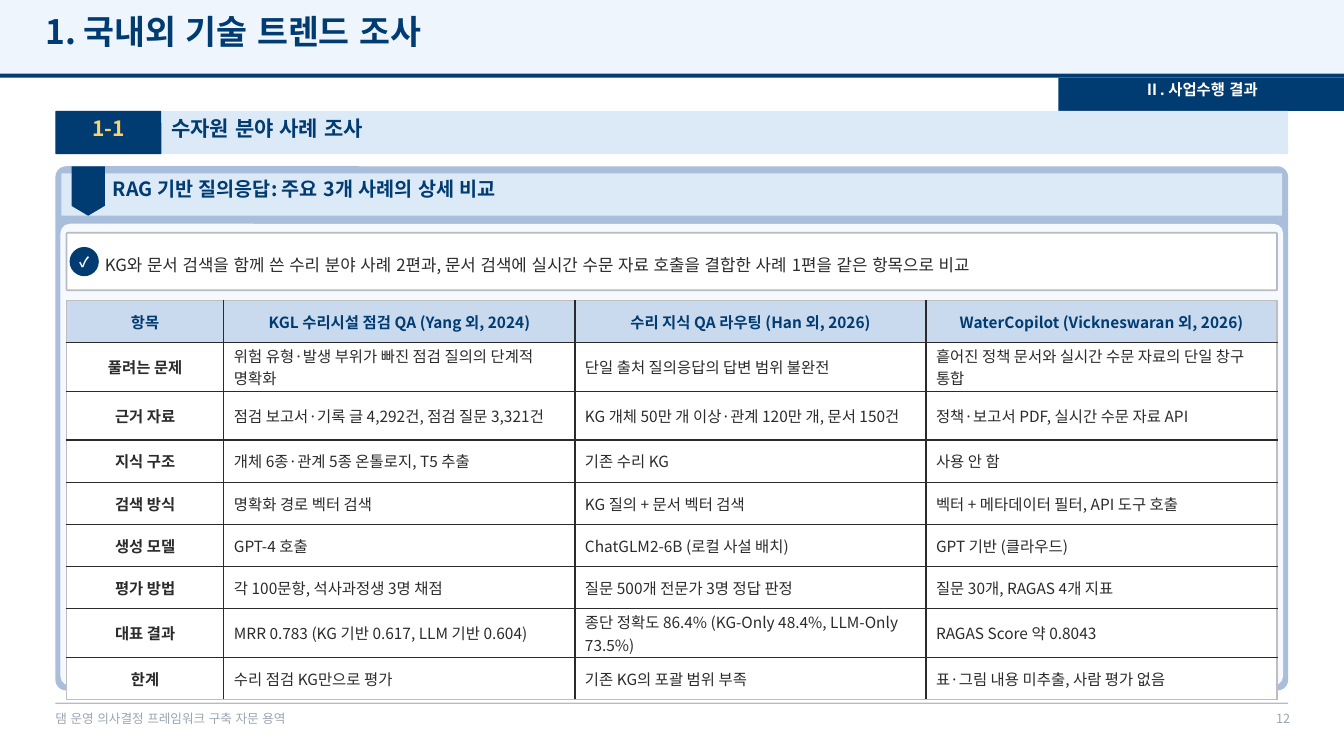
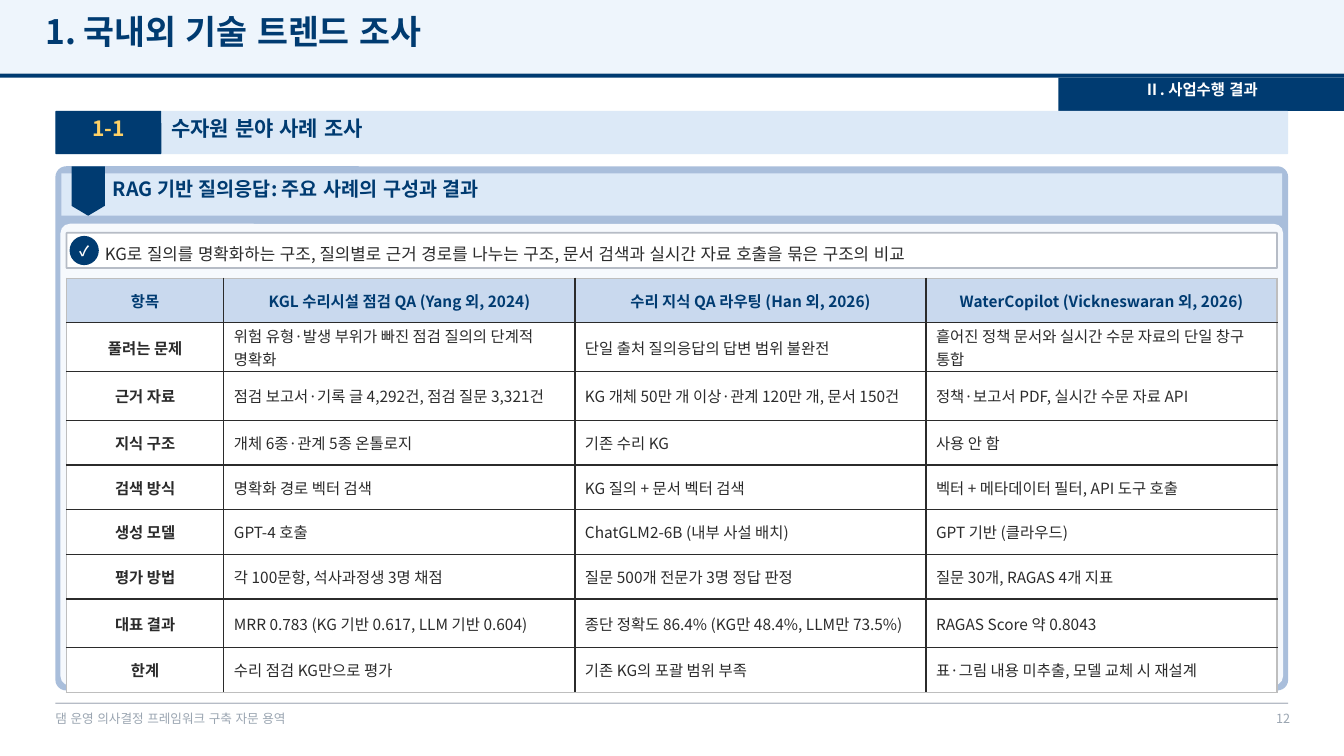
Before and after one commit to mkm1119/KGRAG-LLM, a slide deck: slide 12 of project_khnp/2026.12.09_최종보고회_발표자료_템플릿.pptx. Drawn at 1344x756 pixels with LibreOffice and Linux fonts; fonts in the diff are those of the drawing; background and template pictures are left out. Boxes give left, top, right and bottom in pixels: in the first picture for what was removed or moved away, otherwise in the second. Text is boxed around its words. In the diff, an @@ line names an element or a change of style, - is before the commit and + after.

```diff
--- a/project_khnp/2026.12.09_최종보고회_발표자료_템플릿.pptx
+++ b/project_khnp/2026.12.09_최종보고회_발표자료_템플릿.pptx
@@ text at [113, 179, 479, 198]: text changed @@
-RAG 기반 질의응답: 주요 3개 사례의 상세 비교
+RAG 기반 질의응답: 주요 사례의 구성과 결과
@@ rounded rectangle: place and size @@
-rounded rectangle at [67, 233, 1277, 290]
+rounded rectangle at [67, 233, 1277, 268]
@@ ellipse: place and size @@
-ellipse at [70, 247, 99, 276]
+ellipse at [70, 236, 99, 265]
@@ text "✓": place and size @@
-text "✓" at [70, 247, 99, 276]
+text "✓" at [70, 236, 99, 265]
@@ text at [105, 246, 905, 263]: text changed @@
-KG와 문서 검색을 함께 쓴 수리 분야 사례 2편과, 문서 검색에 실시간 수문 자료 호출을 결합한 사례 1편을 같은 항목으로 비교
+KG로 질의를 명확화하는 구조, 질의별로 근거 경로를 나누는 구조, 문서 검색과 실시간 자료 호출을 묶은 구조의 비교
@@ table at [67, 278, 1276, 683] @@
-row 4, column 2: 개체 6종·관계 5종 온톨로지, T5 추출
+row 4, column 2: 개체 6종·관계 5종 온톨로지
-row 6, column 3: ChatGLM2-6B (로컬 사설 배치)
+row 6, column 3: ChatGLM2-6B (내부 사설 배치)
-row 8, column 3: 종단 정확도 86.4% (KG-Only 48.4%, LLM-Only 73.5%)
+row 8, column 3: 종단 정확도 86.4% (KG만 48.4%, LLM만 73.5%)
-row 9, column 4: 표·그림 내용 미추출, 사람 평가 없음
+row 9, column 4: 표·그림 내용 미추출, 모델 교체 시 재설계
@@ table: place and size @@
-table at [67, 300, 1276, 692]
+table at [67, 278, 1276, 683]
```
Also in this commit, not shown: 8 other slides changed, 3 slides added, 13 other files.
